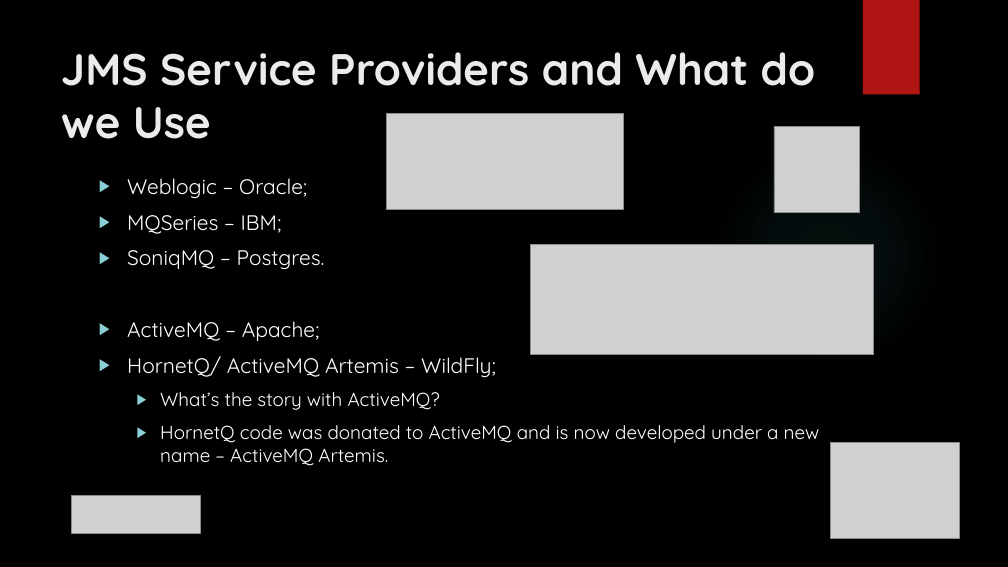
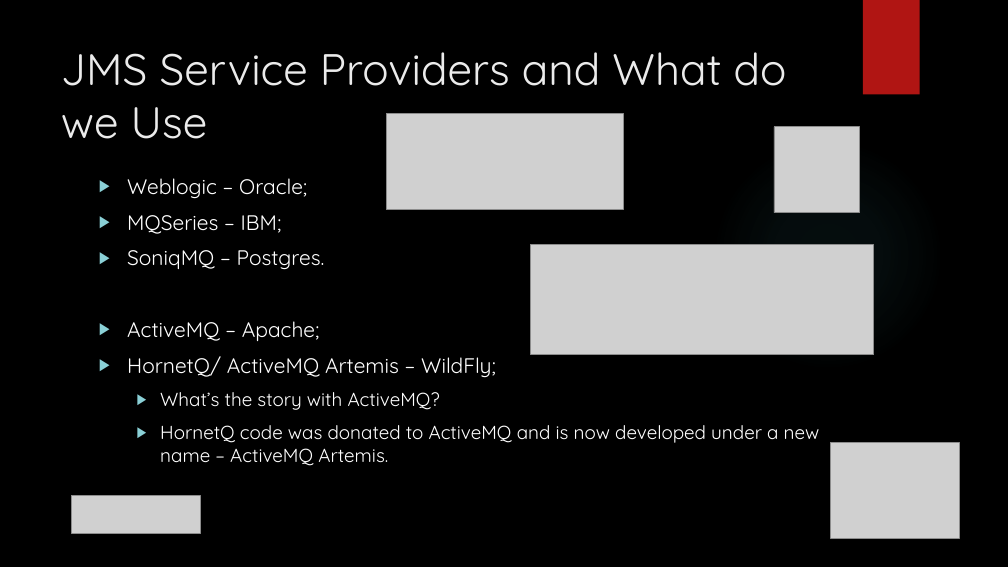
Before and after one commit to ivorusev/jms-tutorial-resources, a slide deck: slide 8 of jms-basics-day-one.pptx (slide 5 before the commit). Drawn at 1008x567 pixels with LibreOffice and Linux fonts; fonts in the diff are those of the drawing; grey boxes stand for pictures; background and template pictures are left out. Boxes give left, top, right and bottom in pixels: in the first picture for what was removed or moved away, otherwise in the second. Text is boxed around its words. In the diff, an @@ line names an element or a change of style, - is before the commit and + after.

```diff
--- a/jms-basics-day-one.pptx
+++ b/jms-basics-day-one.pptx
@@ title "JMS Service Providers and What ..." at (x1=61, y1=52, x2=787, y2=139): bold off @@
```
Also in this commit, not shown: 11 other slides changed, 7 slides added, 1 slide removed, 2 other files.
